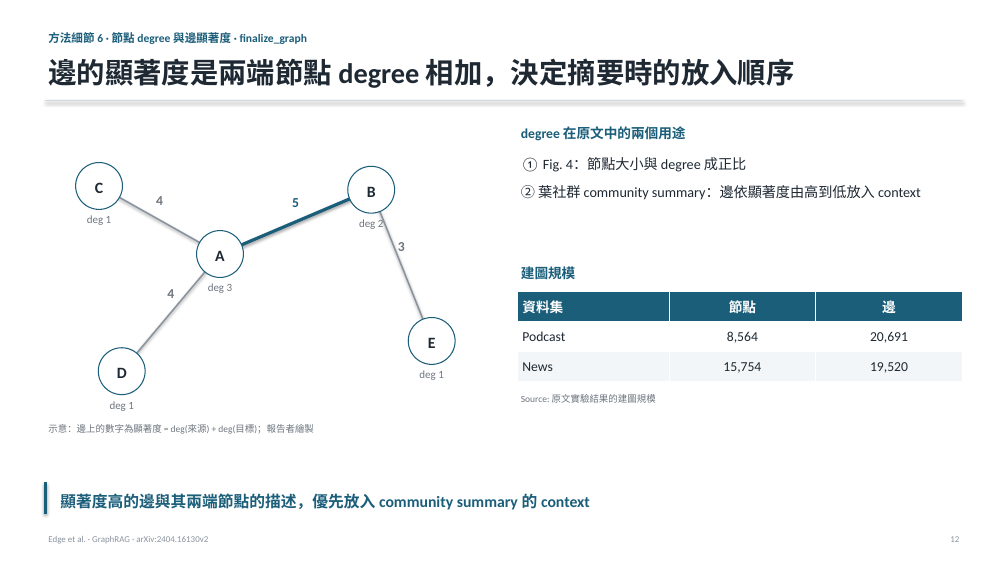
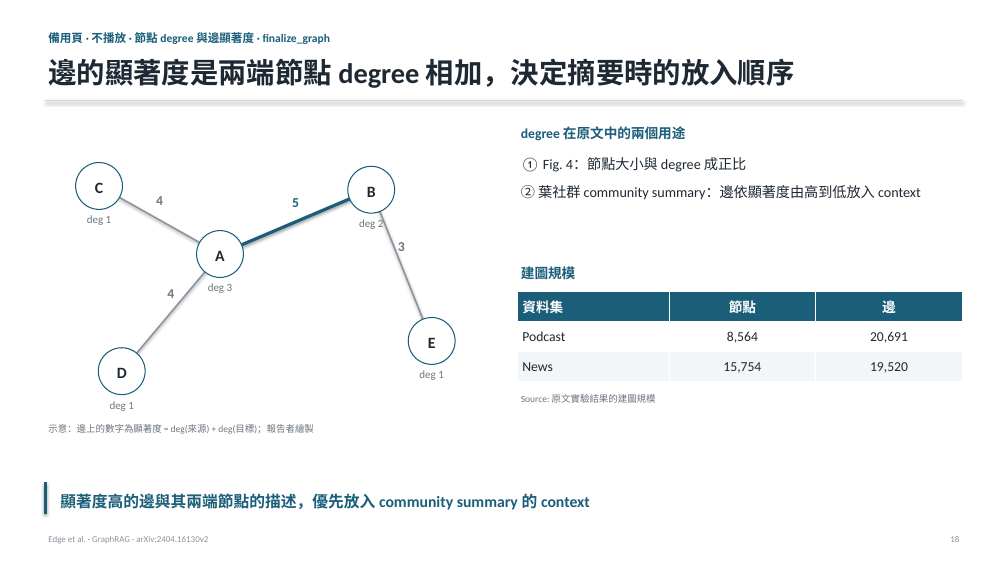
Before and after one commit to Moris-Zhan/CV-RAG-LLM-Papers, a slide deck: slide 18 of RAG/2024_GraphRAG/slides_zh-TW.pptx (slide 12 before the commit). Drawn at 1008x567 pixels with LibreOffice and Linux fonts; fonts in the diff are those of the drawing. Boxes give left, top, right and bottom in pixels: in the first picture for what was removed or moved away, otherwise in the second. Text is boxed around its words. In the diff, an @@ line names an element or a change of style, - is before the commit and + after.

```diff
--- a/RAG/2024_GraphRAG/slides_zh-TW.pptx
+++ b/RAG/2024_GraphRAG/slides_zh-TW.pptx
@@ text at bbox=[48, 30, 330, 46]: text changed @@
-方法細節 6 · 節點 degree 與邊顯著度 · finalize_graph
+備用頁 · 不播放 · 節點 degree 與邊顯著度 · finalize_graph
```
Also in this commit, not shown: 21 other slides changed, 2 slides added, 3 slides removed, 4 other files.
